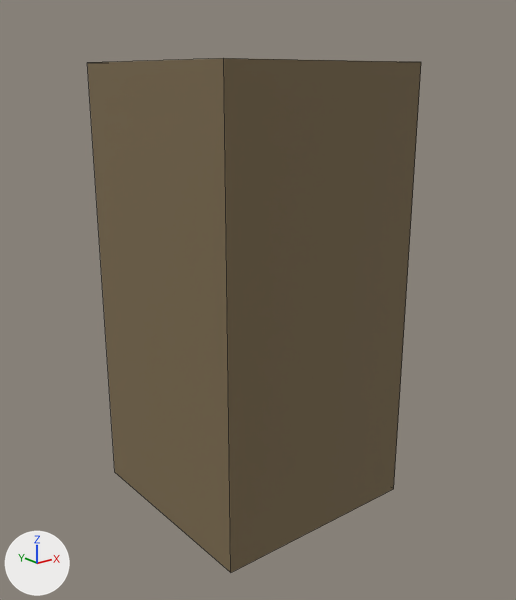
A saved change to the FBX model Assets/Integrante4/Art/Egipto/egipto_tower.fbx.
Camera for both pictures: a 50 mm camera at (-7.83, -10.0, 3.78) aimed at (0.04, -0.16, -0.16). Lighting does not change. The marker at lower left points along +X, +Y and +Z. The first picture is the older version. Mesh edges are drawn as thin lines.

The first picture shows 'egipto_tower'.
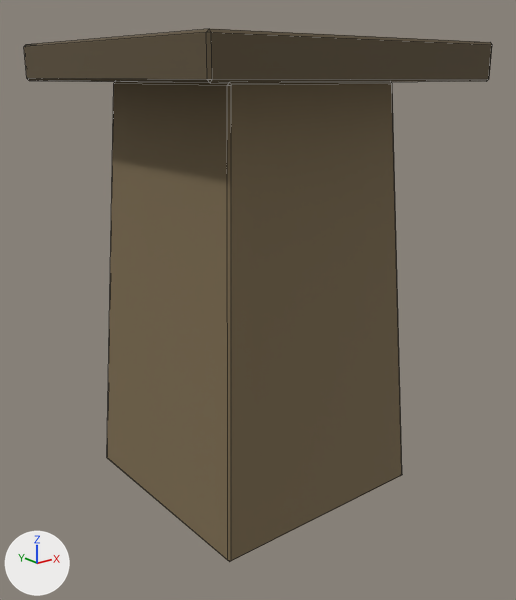
Pixel boxes [x1, y1, x2, y2] of what changed, in the pictures (516 x 600 px):
```json
{"object": "egipto_tower", "change": "reshaped, turned", "before": [87, 58, 421, 572], "after": [24, 29, 492, 562]}
```

The change, as JSON lines over the scene's bpy script:
```json
{"op": "add", "block": "mat_egipto_trim", "code": ["mat_egipto_trim = principled_material('egipto_trim')", "mat_egipto_trim.base_color = (0.109, 0.0797, 0.0418)  # brown #5d503a", "mat_egipto_trim.roughness = 0.85"]}
{"block": "me_cubo_002", "where": "# used by ob_egipto_tower; location = (0.0, 0.0, 0.0)"}
{"op": "remove", "block": "me_cubo_002", "code": "me_cubo_002.from_pydata(...)  # 8 vertices, 6 faces; spans x -2.0..2.0, y -2.0..2.0, z -4.0..4.0"}
{"op": "add", "block": "me_cubo_002", "code": "me_cubo_002.from_pydata(...)  # 48 vertices, 52 faces; spans x -2.8..2.8, y -3.7..4.3, z -2.8..2.8"}
{"block": "me_cubo_002", "change": "me_cubo_002 part 1: the whole mesh is rebuilt"}
{"op": "add", "block": "me_cubo_002", "code": "me_cubo_002.materials.append(mat_egipto_trim)  # brown #5d503a"}
{"op": "set", "path": "ob_egipto_tower.rotation_euler", "old": "(0.0, 0.0, 0.0)", "new": "(1.571, 0.0, 0.0)", "note": "degrees (0, 0, 0) -> degrees (90, 0, 0)"}
```
